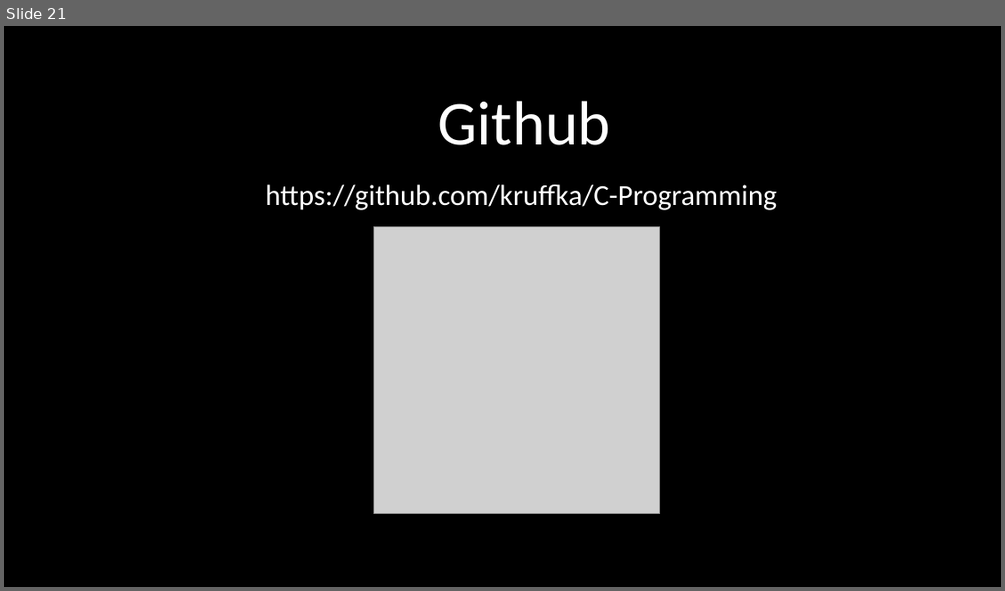
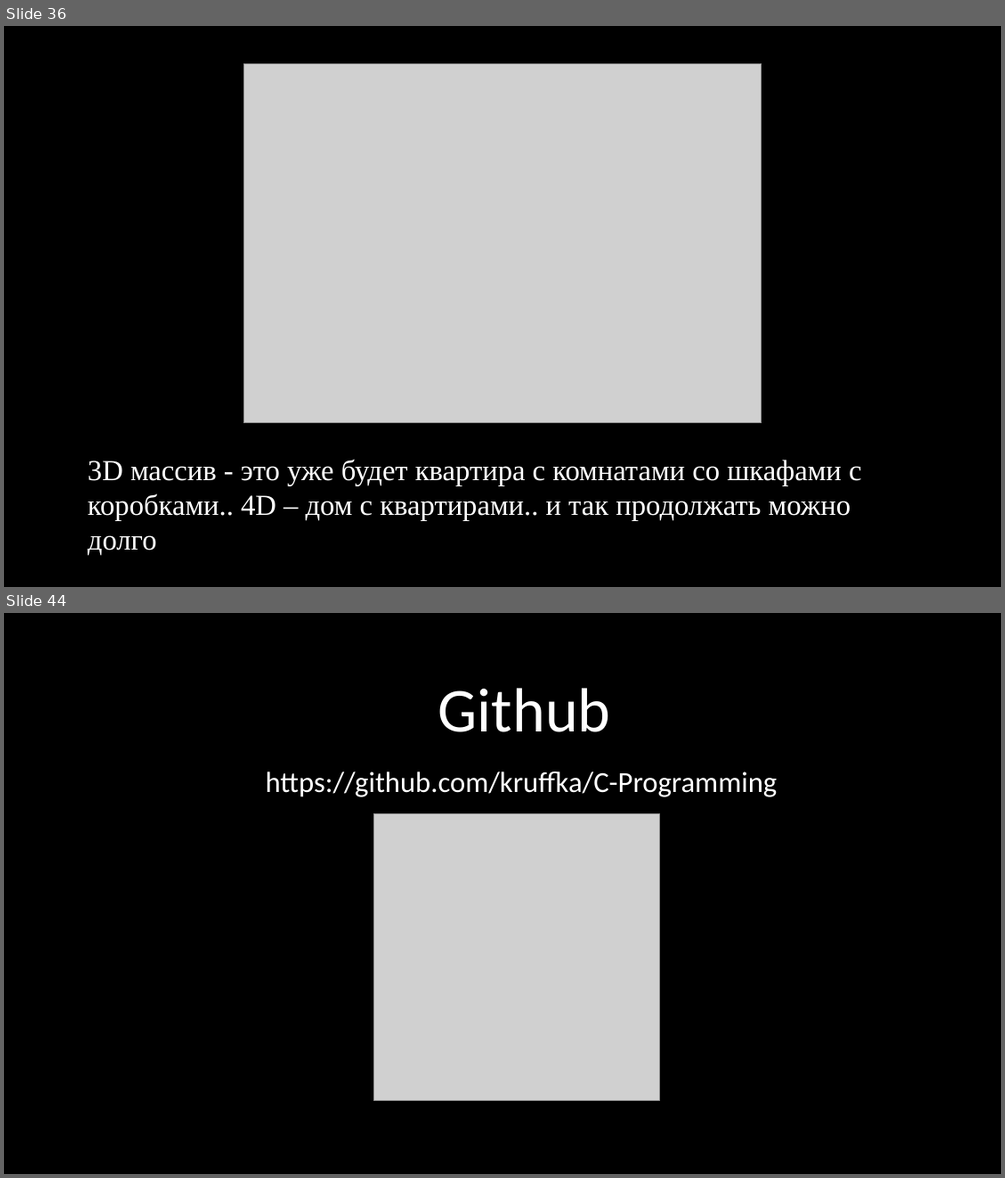
Before and after one commit to kruffka/C-Programming, a slide deck: 5_arrays/5_arrays.pptx. Shown one above the other, each under a label of ours: slide 21 before the commit, slides 36 and 44 after it; the slides between them are not shown. The pictures are 1005x591 and 1005x1178 pixels, drawn with LibreOffice and Linux fonts; fonts in the diff are those of the drawing; grey boxes stand for pictures. Boxes give left, top, right and bottom in pixels: in the first picture for what was removed or moved away, otherwise in the second. Text is boxed around its words. In the diff, an @@ line names an element or a change of style, - is before the commit and + after.

```diff
--- a/5_arrays/5_arrays.pptx
+++ b/5_arrays/5_arrays.pptx
@@ slide 36 added at (4,26,1001,587), background #000000 @@
@@ picture added at (243,63,760,423) @@
@@ text added at (88,459,861,556), 28 pt, text #FFFFFF @@
+3D массив - это уже будет квартира с комнатами со шкафами с коробками.. 4D – дом с квартирами.. и так продолжать можно долго
@@ what was slide 21 is now slide 44 @@
```
Also in this commit, not shown: 23 other slides added, 1 slide removed, 6 other files.
